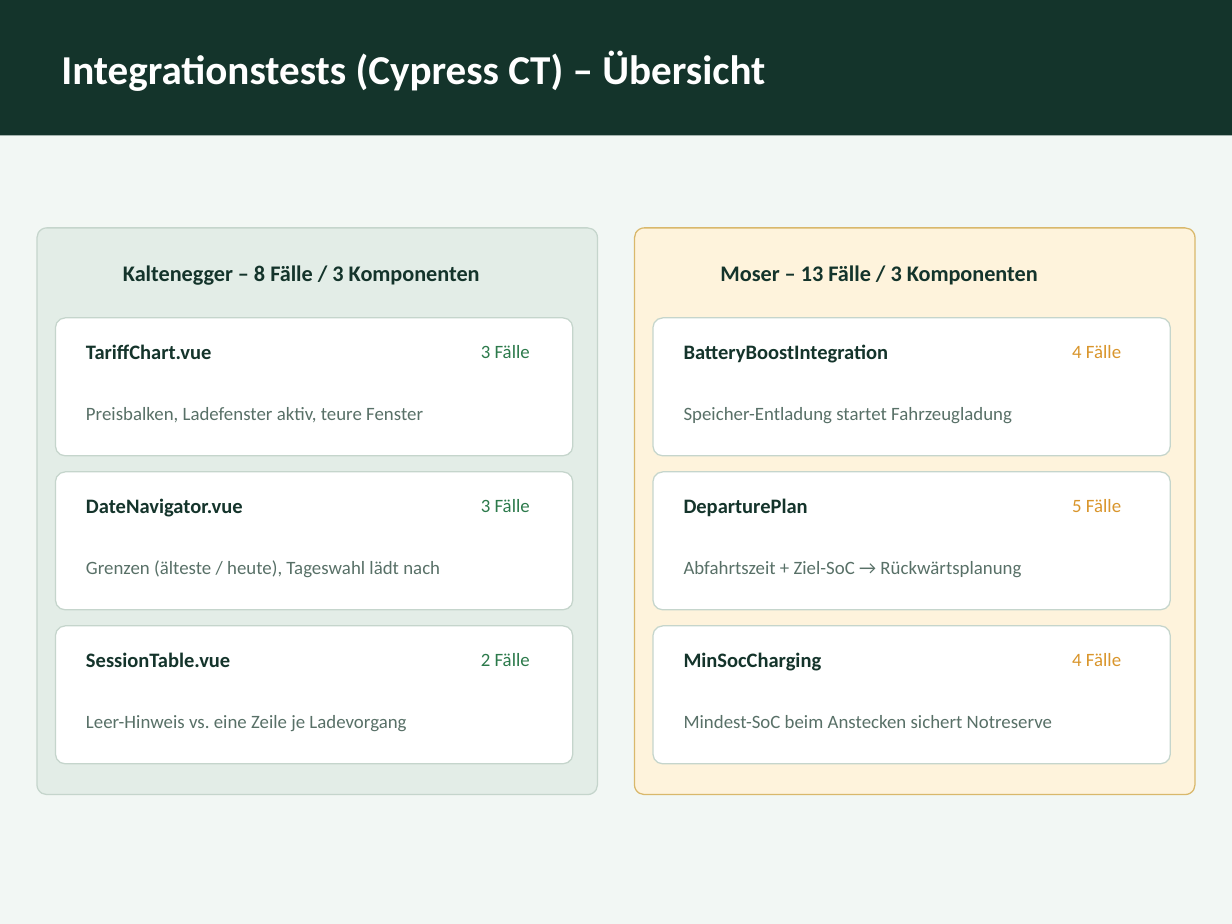
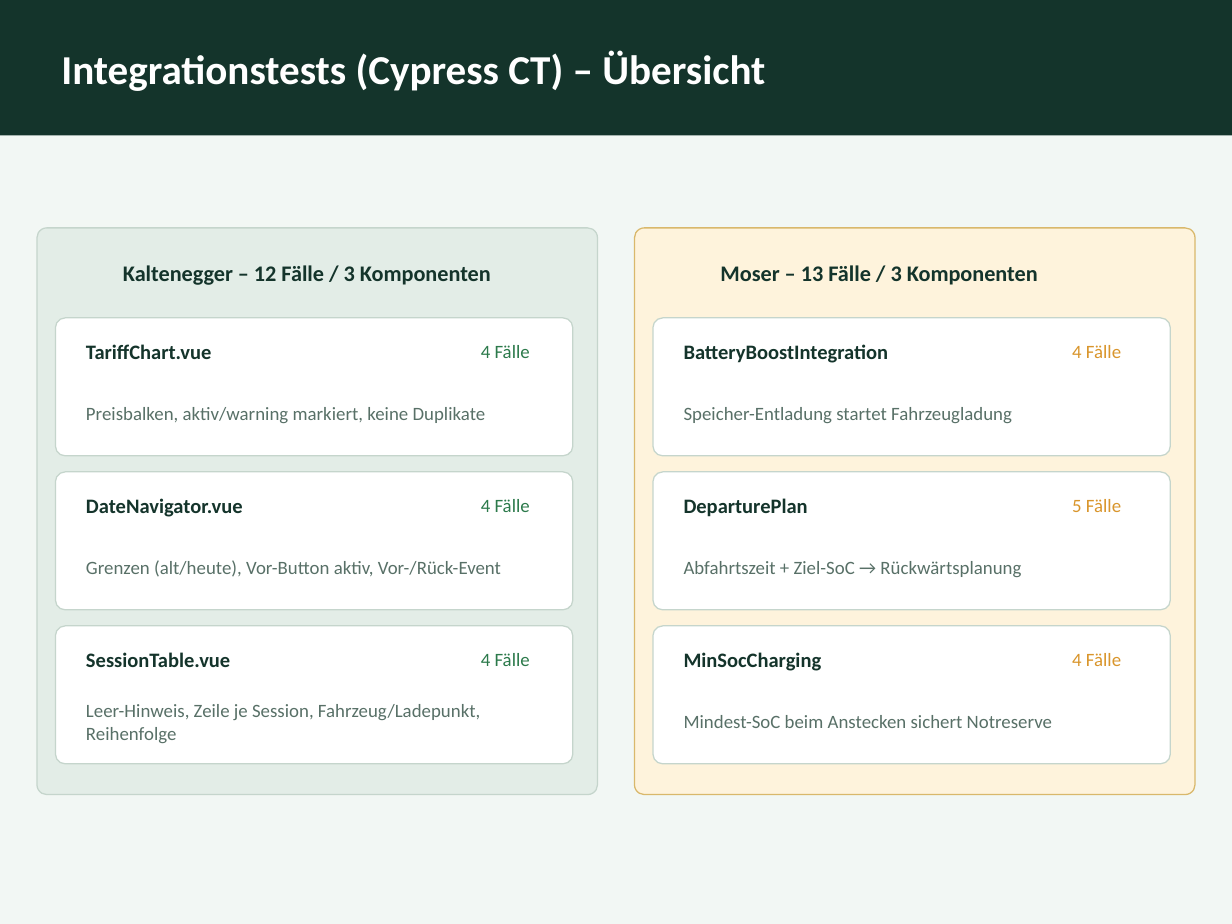
Before and after one commit to moserseb123/evcc, a slide deck: slide 7 of WAT4/kalt/PRESENTATION.pptx. Drawn at 1232x924 pixels with LibreOffice and Linux fonts; fonts in the diff are those of the drawing. Boxes give left, top, right and bottom in pixels: in the first picture for what was removed or moved away, otherwise in the second. Text is boxed around its words. In the diff, an @@ line names an element or a change of style, - is before the commit and + after.

```diff
--- a/WAT4/kalt/PRESENTATION.pptx
+++ b/WAT4/kalt/PRESENTATION.pptx
@@ text at [123,265,491,285]: text changed @@
-Kaltenegger – 8 Fälle / 3 Komponenten
+Kaltenegger – 12 Fälle / 3 Komponenten
@@ text at [481,345,530,358]: text changed @@
-3 Fälle
+4 Fälle
@@ text at [86,407,486,423]: text changed @@
-Preisbalken, Ladefenster aktiv, teure Fenster
+Preisbalken, aktiv/warning markiert, keine Duplikate
@@ text at [481,499,530,512]: text changed @@
-3 Fälle
+4 Fälle
@@ text at [86,560,501,576]: text changed @@
-Grenzen (älteste / heute), Tageswahl lädt nach
+Grenzen (alt/heute), Vor-Button aktiv, Vor-/Rück-Event
@@ text at [481,653,530,666]: text changed @@
-2 Fälle
+4 Fälle
@@ text at [86,704,480,743]: text changed @@
-Leer-Hinweis vs. eine Zeile je Ladevorgang
+Leer-Hinweis, Zeile je Session, Fahrzeug/Ladepunkt, Reihenfolge
```
Also in this commit, not shown: 9 other slides changed, 21 other files.
